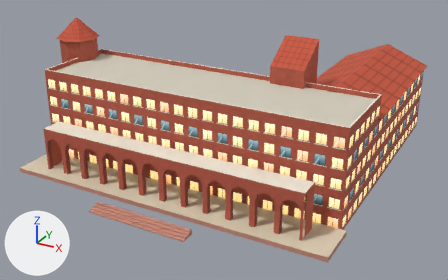
Before and after pictures for a commit that changed the glTF model public/models/landmarks/liberal-arts.glb.
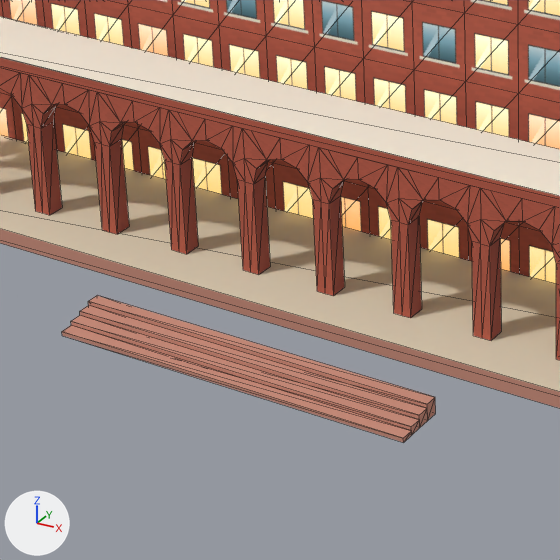
There are two pictures of each version: one whole from a 50 mm lens placed at (58.2, -97.6, 56.9), pointed at (0.0, 8.1, 4.1), one close up on the part from 16% to 51% of the width and 43% to 98% of the height. The lights are fixed; the arrows at lower left show +X, +Y and +Z. The last two pictures show the newer version. The close-ups show mesh edges as thin lines. Where no turn or scale is listed for an object, it has been applied to the vertices. Vertices at exactly the same position are counted once.

The first close-up shows 'liberal-arts.001'.
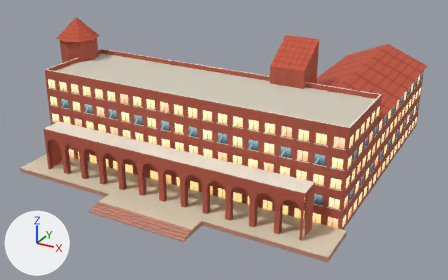
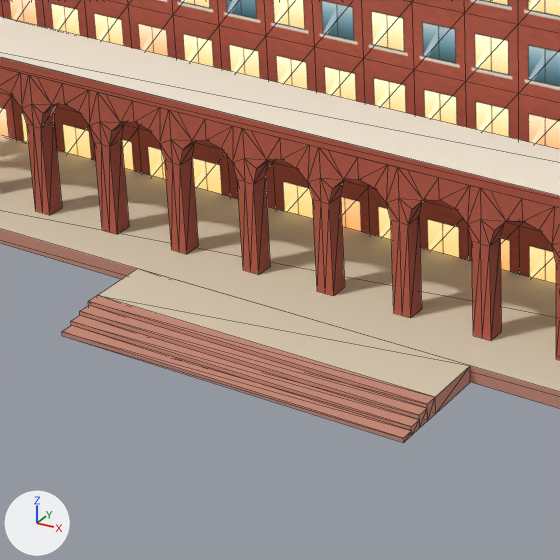
The change, as a diff of the scene's bpy script:
```diff
--- a/public/models/landmarks/liberal-arts.glb.py
+++ b/public/models/landmarks/liberal-arts.glb.py
@@ me_liberal_arts @@
 # used by ob_liberal_arts_001; location = (-2.8, 11.3, 13.6)
-me_liberal_arts.from_pydata(...)  # 890 vertices, 1336 faces; spans x -35.8..35.8, y -35.3..35.3, z -13.6..13.6
+me_liberal_arts.from_pydata(...)  # 894 vertices, 1346 faces; spans x -35.8..35.8, y -35.3..35.3, z -13.6..13.6
+# me_liberal_arts part 1
+# 4 vertices are added at (12.8, -29.3, -13.6), (12.8, -29.3, -12.7), (-7.2, -29.3, -13.6), (-7.2, -29.3, -12.7)
+# 10 new faces join them
 me_liberal_arts.materials.append(mat_liberal_arts)
```

Boxes [x1, y1, x2, y2] around the edits, measured in the close-ups (560 x 560 px):
part 1 of me_liberal_arts, added (beige): after [98, 269, 470, 413]
